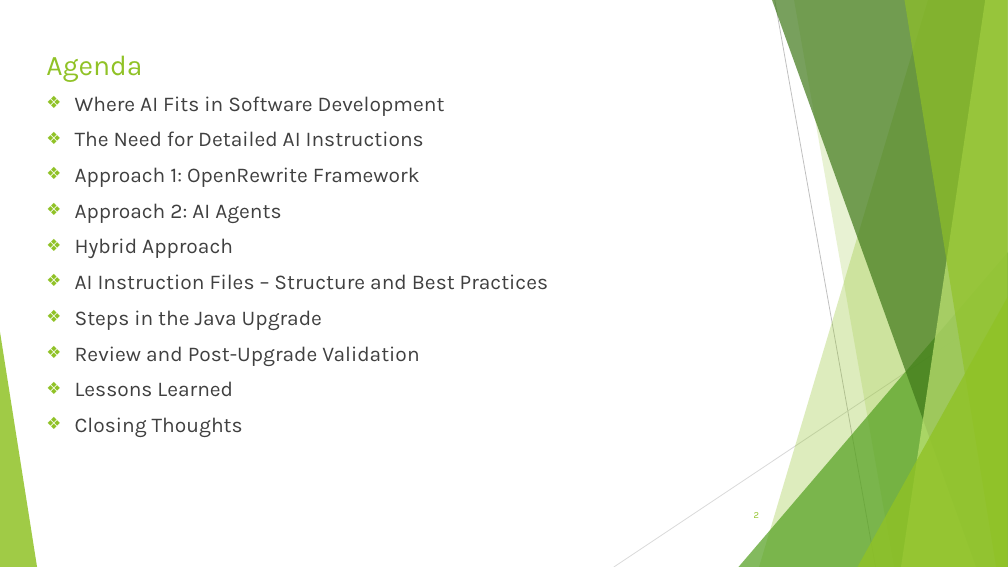
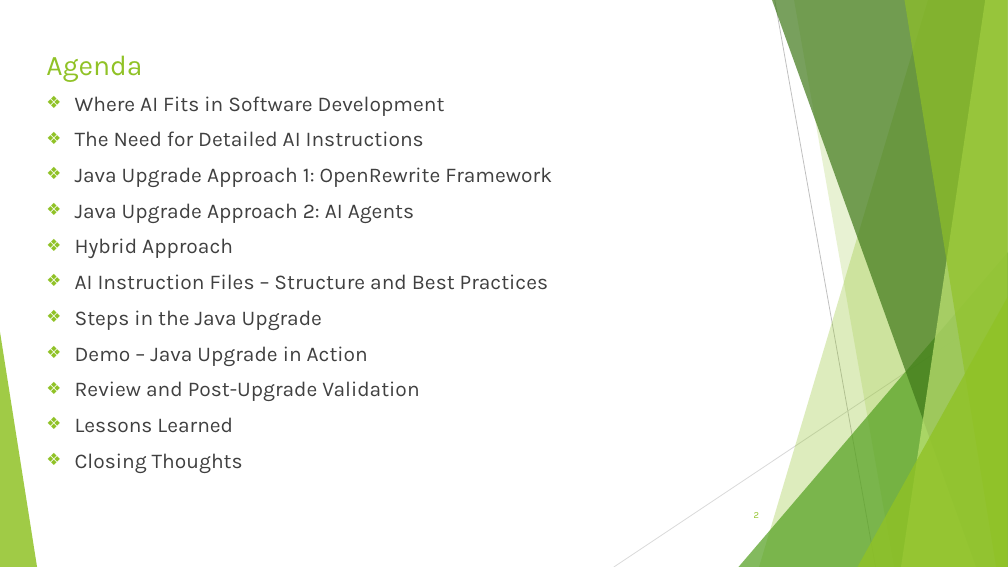
Before and after one commit to sri-chalam/ai-tech-notes, a slide deck: slide 2 of articles/ai-assisted-java-upgrade/AI-Assisted-Java-Upgrade-Presentation.pptx. Drawn at 1008x567 pixels with LibreOffice and Linux fonts; fonts in the diff are those of the drawing. Boxes give left, top, right and bottom in pixels: in the first picture for what was removed or moved away, otherwise in the second. Text is boxed around its words. In the diff, an @@ line names an element or a change of style, - is before the commit and + after.

```diff
--- a/articles/ai-assisted-java-upgrade/AI-Assisted-Java-Upgrade-Presentation.pptx
+++ b/articles/ai-assisted-java-upgrade/AI-Assisted-Java-Upgrade-Presentation.pptx
@@ text at box(75, 167, 552, 223): text changed @@
-❖ Approach 1: OpenRewrite Framework
-❖ Approach 2: AI Agents
+❖ Java Upgrade Approach 1: OpenRewrite Framework
+❖ Java Upgrade Approach 2: AI Agents
@@ text at box(75, 346, 368, 366): paragraph added @@
+❖ Demo – Java Upgrade in Action
```
Also in this commit, not shown: 12 other slides changed, 1 slide added.
